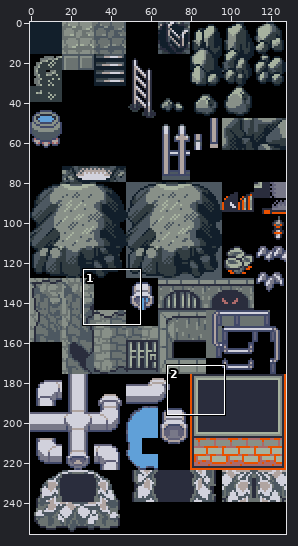
Sprite sheet: data/tilesets/secondary/pokescape_sewers/tiles.png. The picture above shows the old version from afar; the outline marks the close-up.
Close-up. First the earlier version:
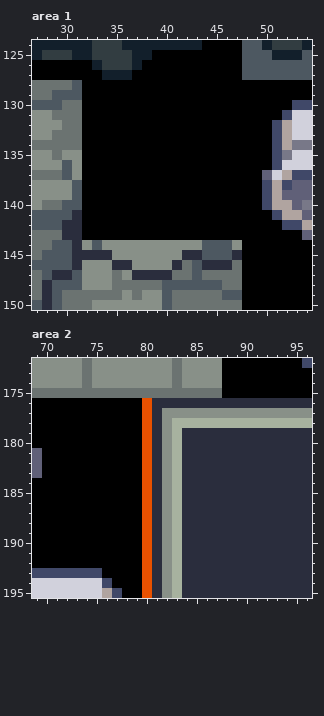
The file is 128x256 pixels. Shown: area 1: x 27..54, y 124..150; area 2: x 69..96, y 172..195.
The same view after the edit:
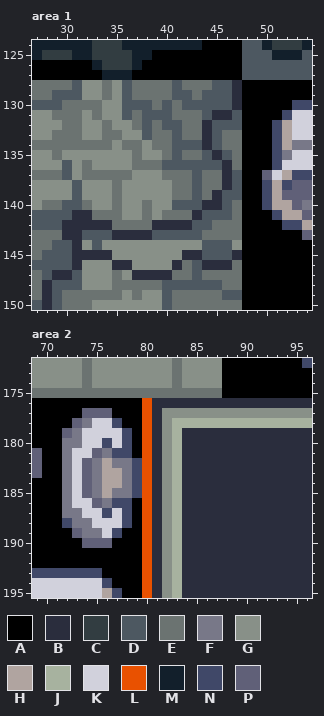
Palette (. is transparent): A #000000  B #2a2d3d  C #323d41  D #4d5861  E #6b7371  F #787888  G #889088  H #b0a4a0  J #a7b29f  K #d1d1dc  L #e95100  M #121f2b  N #404868  P #606078
The exact change:
Changed rows in their new state; - is an unchanged pixel.
Area 1:
first column x 32:
128 GGEGDEEEEDEEEDDB
129 GGEGDEEEEDDEDDDB
130 EEGGDDDEDEDDDDDB
131 GEGGDEDDDEEEDBBD
132 GGEGGEDEDDEEBDDD
133 GGEEGGDEEDEEBDEE
134 EEEGEEGEEDDDBDEE
135 GGGGGEGGEDEEDBDE
136 EGGGGEEEDDDDDDBE
137 EEEEEGGGEEEDEEBD
138 GGGEGGGGGEEDEEBD
139 GGGEGGGGGEEDEBDD
140 EGGEGGEGGDDDBBDE
141 BEEEGGEGEEEBDDDE
142 BBBEEEEBBBBDDEEE
143 DDDBBBBDDDDDEEEE
Area 2:
first column x 72:
177 --PPP---
178 -PFKKN--
179 PFKKKKN-
180 FFKKNKN-
181 FKKPFNN-
182 FKPFHFFN
183 FKPFHHFN
184 FKPFHHFN
185 FKPFHFFN
186 FKKPFNN-
187 FFKKNKN-
188 NFFKKKN-
189 -PFFKN--
190 --PPP---
Pixel boxes of the changes (left, top, right, bottom) in both close-ups:
changed: (82, 80, 242, 240)
changed: (62, 408, 142, 548)
